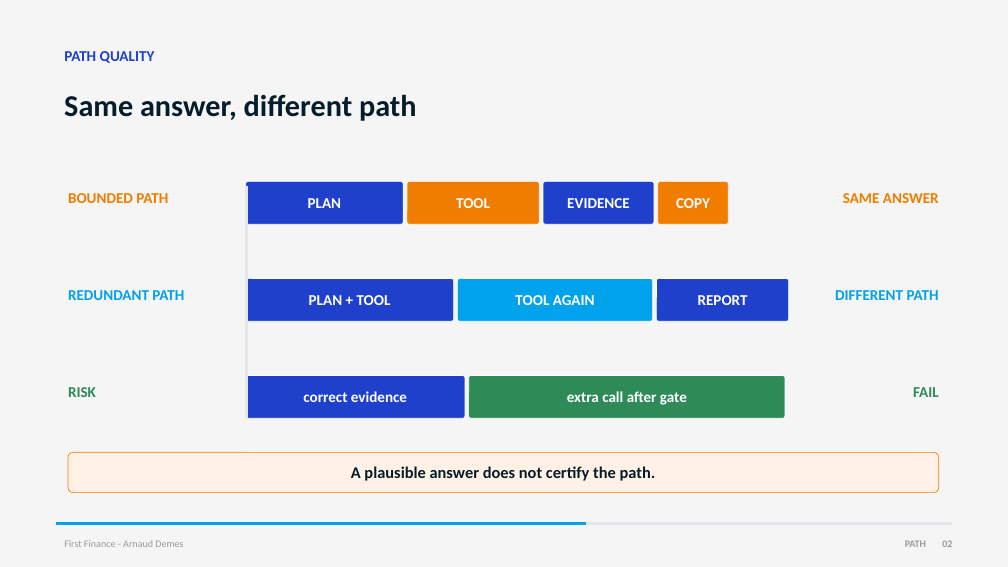
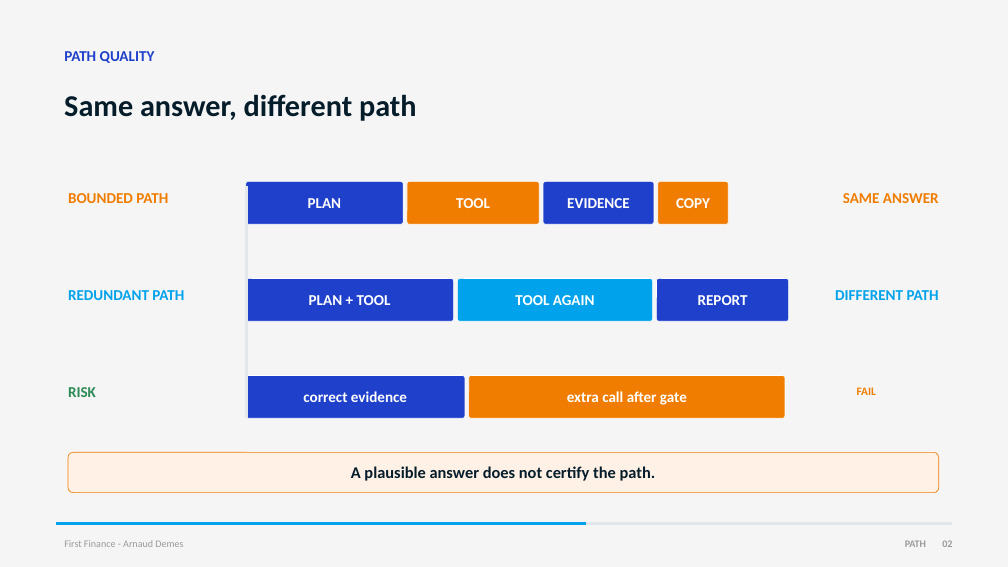
Before and after one commit to Nonocho/finai-academy, a slide deck: slide 2 of decks/12-evaluating-agentic-systems.pptx. Drawn at 1008x567 pixels with LibreOffice and Linux fonts; fonts in the diff are those of the drawing. Boxes give left, top, right and bottom in pixels: in the first picture for what was removed or moved away, otherwise in the second. Text is boxed around its words. In the diff, an @@ line names an element or a change of style, - is before the commit and + after.

```diff
--- a/decks/12-evaluating-agentic-systems.pptx
+++ b/decks/12-evaluating-agentic-systems.pptx
@@ rounded rectangle at <box>469,376,785,418</box>: fill #2E8B57 to #F07D00 @@
@@ text "FAIL" at <box>857,387,876,395</box>: size 18 to 13.5 pt, text colour #2E8B57 to #F07D00; alignment right to centre @@
```
Also in this commit, not shown: 2 other slides changed, 1 other file.
